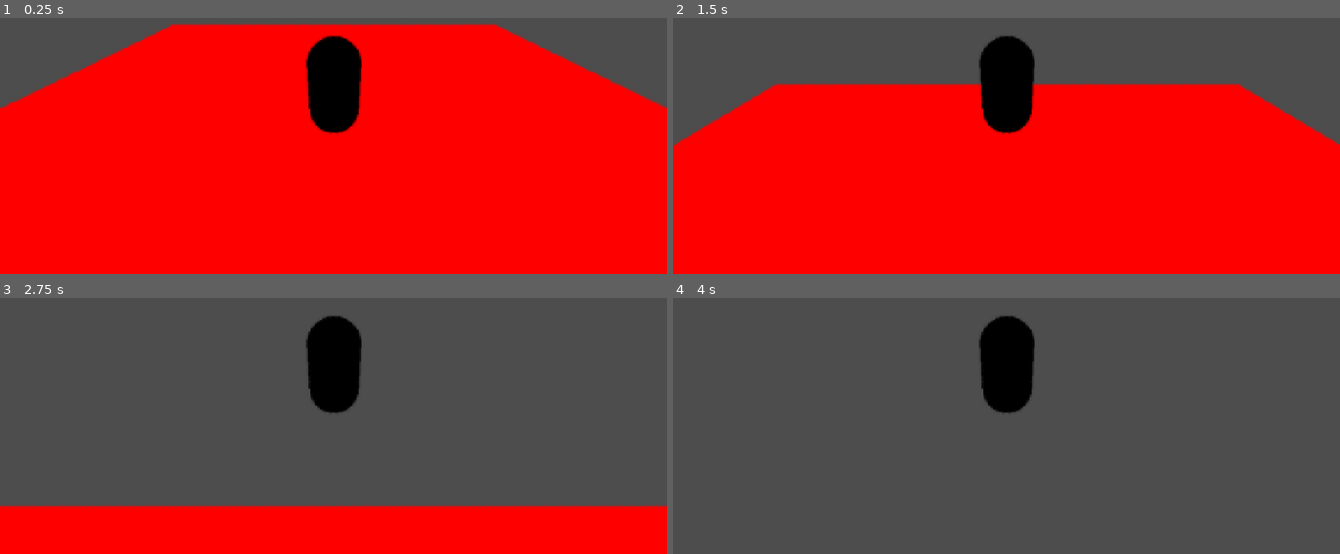
Above: before the commit, frames 1-4 (two rows, left to right).
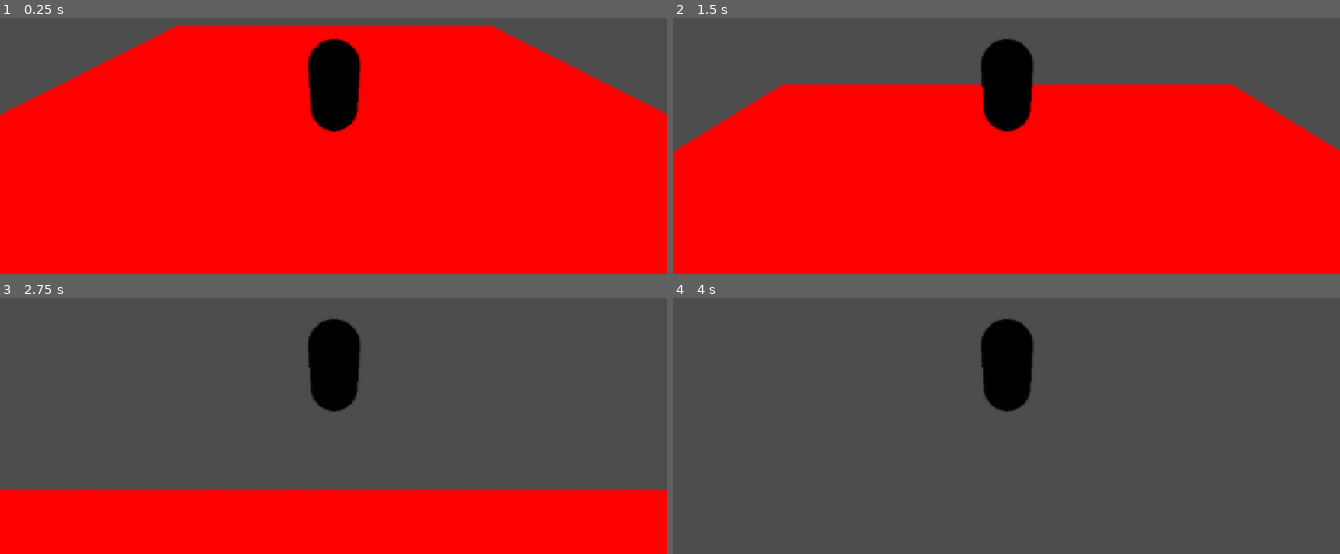
Above: after the commit, the same moments.

Repository: eatablekolas/Raticats
Game: Godot game, scene res://scenes/main.tscn
Two runs of this game, one before a commit and one after it. Both use one fixed random seed, a clock stepped at 60 frames per second and the inputs below. The engine's default icon, where the game draws it, is replaced by a stand-in: a white triangle on a blue panel in a dark square.
Inputs:
- Up to frame 1 (0.25 s): no input
- Up to frame 2 (1.5 s): tap Enter at 0.5 s; hold W (move_forward) from 0.53 s (still down); tap Space (jump) at 0.77 s
- Up to frame 3 (2.75 s): keep holding W (move_forward); tap Space (jump) at 1.52 s
- Up to frame 4 (4 s): keep holding W (move_forward); tap Space (jump) at 3.02, 3.5, 3.77 s

The runs differ from the first frame. In frame 1, 2.3% of the frame differs, in the area x 0-100%, y 2-46%; in frame 2, 1.3%; in frame 3, 7.5%, in the area x 0-100%, y 7-82%; in frame 4, 0.3%.

Commit message:
Poprawiono system kamer
Za pomocą gotowych rozwiązań Godota

Diff:
--- a/scenes/main.tscn
+++ b/scenes/main.tscn
@@ -1,7 +1,6 @@
-[gd_scene load_steps=7 format=3 uid="uid://bpogdemkdgtug"]
+[gd_scene load_steps=6 format=3 uid="uid://bpogdemkdgtug"]
 
 [ext_resource type="PackedScene" uid="uid://df0xqxcqv0rld" path="res://scenes/player.tscn" id="1_ffk2f"]
-[ext_resource type="Script" path="res://scripts/camera.gd" id="2_3w31r"]
 [ext_resource type="PackedScene" uid="uid://dtofj7g73urmo" path="res://scenes/ground.tscn" id="3_at54k"]
 [ext_resource type="Shader" uid="uid://camjyvxeib5vi" path="res://pixelation.tres" id="3_f0qx8"]
 [ext_resource type="Texture2D" uid="uid://dhx2b1uqbyruu" path="res://icon.svg" id="4_0euw1"]
@@ -13,20 +12,7 @@
 [node name="Main" type="Node3D"]
 
 [node name="Player" parent="." instance=ExtResource("1_ffk2f")]
-
-[node name="CameraPivot" type="Marker3D" parent="Player" node_paths=PackedStringArray("cam", "ray")]
-transform = Transform3D(1, 0, 0, 0, 0.866025, 0.5, 0, -0.5, 0.866025, 0, 0, 0)
-script = ExtResource("2_3w31r")
-cam = NodePath("Camera3D")
-ray = NodePath("RayCast3D")
-mouse_sensitivity = 0.005
-collision_multiplier = 0.95
-
-[node name="Camera3D" type="Camera3D" parent="Player/CameraPivot"]
-transform = Transform3D(1, 0, 0, 0, 1, 0, 0, 0, 1, 0, 5.96046e-08, 5)
-
-[node name="RayCast3D" type="RayCast3D" parent="Player/CameraPivot"]
-target_position = Vector3(0, 0, 5)
+transform = Transform3D(1, 0, 0, 0, 1, 0, 0, 0, 1, 0, 1, 0)
 
 [node name="Ground" parent="." instance=ExtResource("3_at54k")]
 
--- /dev/null
+++ b/scenes/player.gd
@@ -0,0 +1,7 @@
+extends Node3D
+
+@export var character: CharacterBody3D
+
+func cam_rotate(euler_rotation: Vector3) -> void:
+	euler_rotation.x = 0
+	character.basis = Basis.from_euler(euler_rotation)
--- a/scenes/player.tscn
+++ b/scenes/player.tscn
@@ -1,6 +1,7 @@
-[gd_scene load_steps=5 format=3 uid="uid://df0xqxcqv0rld"]
+[gd_scene load_steps=7 format=3 uid="uid://df0xqxcqv0rld"]
 
-[ext_resource type="Script" path="res://scripts/player.gd" id="1_gdhbs"]
+[ext_resource type="Script" path="res://scripts/character.gd" id="2_r6ko3"]
+[ext_resource type="Script" path="res://scripts/camera.gd" id="3_7mt5t"]
 
 [sub_resource type="CapsuleShape3D" id="CapsuleShape3D_4osji"]
 
@@ -11,13 +12,37 @@
 [sub_resource type="CapsuleMesh" id="CapsuleMesh_px3ku"]
 material = SubResource("StandardMaterial3D_i8hnj")
 
-[node name="Player" type="CharacterBody3D"]
-transform = Transform3D(1, 0, 0, 0, 1, 0, 0, 0, 1, 0, 1, 0)
+[sub_resource type="SphereShape3D" id="SphereShape3D_ejlmb"]
+margin = 0.1
+
+[node name="Player" type="Node3D"]
+
+[node name="Character" type="CharacterBody3D" parent="."]
 collision_layer = 2
-script = ExtResource("1_gdhbs")
+script = ExtResource("2_r6ko3")
 
-[node name="CollisionShape3D" type="CollisionShape3D" parent="."]
+[node name="CollisionShape3D" type="CollisionShape3D" parent="Character"]
 shape = SubResource("CapsuleShape3D_4osji")
 
-[node name="MeshInstance3D" type="MeshInstance3D" parent="."]
+[node name="MeshInstance3D" type="MeshInstance3D" parent="Character"]
 mesh = SubResource("CapsuleMesh_px3ku")
+skeleton = NodePath("../../..")
+
+[node name="CameraPivot" type="Marker3D" parent="Character" node_paths=PackedStringArray("player", "cam", "spring_arm")]
+transform = Transform3D(1, 0, 0, 0, 0.866025, 0.5, 0, -0.5, 0.866025, 0, 0, 0)
+script = ExtResource("3_7mt5t")
+player = NodePath("../..")
+cam = NodePath("SpringArm3D/Camera3D")
+spring_arm = NodePath("SpringArm3D")
+mouse_sensitivity = 0.01
+collision_multiplier = 0.95
+
+[node name="SpringArm3D" type="SpringArm3D" parent="Character/CameraPivot"]
+transform = Transform3D(1, 0, 0, 0, 1, 0, 0, 0, 1, 0, 0, 0)
+shape = SubResource("SphereShape3D_ejlmb")
+spring_length = 5.0
+margin = 0.1
+
+[node name="Camera3D" type="Camera3D" parent="Character/CameraPivot/SpringArm3D"]
+transform = Transform3D(1, 0, 0, 0, 1, 0, 0, 0, 1, 0, 0, 5)
+current = true
--- a/scripts/camera.gd
+++ b/scripts/camera.gd
@@ -1,9 +1,10 @@
 extends Marker3D
 
+@export var player: Node3D
 @export var cam: Camera3D
-@export var ray: RayCast3D
+@export var spring_arm: SpringArm3D
 
-@export var mouse_sensitivity: float = 1
+@export_range(0.0001, 0.1, 0.0001) var mouse_sensitivity: float = 1
 @export_range(0.1, 1.0, 0.01) var collision_multiplier: float = 0.9
 @export_range(0.0, 90.0, 0.1) var max_up_angle: float = 60
 @export_range(0.0, 90.0, 0.1) var max_down_angle: float = 30
@@ -12,26 +13,20 @@
 var rot_x: float = 0.0
 var rot_y: float = 0.0
 
-func _ready():
+func _ready() -> void:
 	max_up_angle = deg_to_rad(max_up_angle)
 	max_down_angle = deg_to_rad(max_down_angle)
 	cam.position.z = default_distance
-	ray.target_position.z = default_distance
+	spring_arm.spring_length = default_distance
 
 	Input.mouse_mode = Input.MOUSE_MODE_CAPTURED
 
-func _process(delta):
+func _process(delta) -> void:
 	var mouse_input = Input.get_last_mouse_velocity() * delta * mouse_sensitivity
 	var euler_rotation = global_transform.basis.get_euler()
 	euler_rotation.x += mouse_input.y
 	euler_rotation.x = clamp(euler_rotation.x, -max_up_angle, max_down_angle)
 	euler_rotation.y += mouse_input.x
+	global_transform.basis = Basis.from_euler(euler_rotation)
 
-	var distance: float
-	if ray.is_colliding():
-		distance = (position - ray.get_collision_point()).length()
-	else:
-		distance = default_distance
-
-	global_transform.basis = Basis.from_euler(euler_rotation)
-	cam.position.z = distance * collision_multiplier
+	#player.cam_rotate(euler_rotation)
--- a/scripts/player.gd
+++ b/scripts/character.gd
@@ -6,7 +6,7 @@
 # Get the gravity from the project settings to be synced with RigidBody nodes.
 var gravity = ProjectSettings.get_setting("physics/3d/default_gravity")
 
-func _physics_process(delta):
+func _physics_process(delta) -> void:
 	# Add the gravity.
 	if not is_on_floor():
 		velocity.y -= gravity * delta
@@ -16,8 +16,9 @@
 		velocity.y = JUMP_VELOCITY
 
 	# Get the input direction and handle the movement/deceleration.
-	var input_dir = Input.get_vector("move_left", "move_right", "move_forward", "move_back")
-	var direction = (transform.basis * Vector3(input_dir.x, 0, input_dir.y)).normalized()
+	var input_dir: Vector2 = Input.get_vector("move_left", "move_right", "move_forward", "move_back")
+	var direction: Vector3 = (transform.basis * Vector3(input_dir.x, 0, input_dir.y)).normalized()
+
 	if direction:
 		velocity.x = direction.x * SPEED
 		velocity.z = direction.z * SPEED
